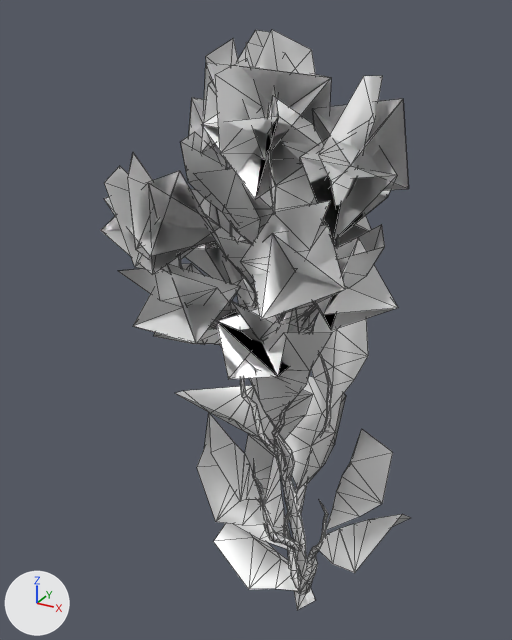
The glTF model mods/Realistic Foliage/Assets_Source/Models/desert_tree01.glb: old version first, new version second.
Both versions are drawn from a 50 mm camera at (2.03, -4.58, 4.3) aimed at (-0.44, -0.08, 2.05). The lights are fixed; the arrows at lower left show +X, +Y and +Z. Mesh edges are drawn as thin lines. Objects named as collision shapes, trigger or cutter boxes, shadow casters or lower levels of detail are left out. Where no turn or scale is listed for an object, it has been applied to the vertices. Vertices at the same position are counted once.

The first picture shows 'desert_tree01_LOD0'.
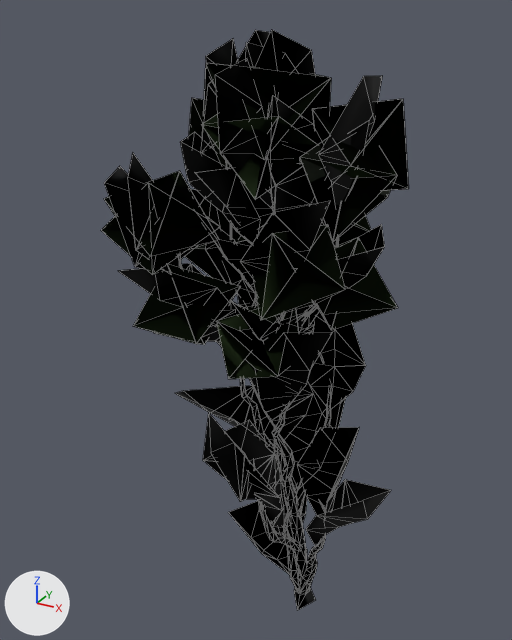
The newer file is also turned or shifted as a whole; pictures and numbers use the older file's frame.

Diff of the bpy script that builds the scene:
```diff
--- a/mods/Realistic Foliage/Assets_Source/Models/desert_tree01.glb.py
+++ b/mods/Realistic Foliage/Assets_Source/Models/desert_tree01.glb.py
@@ me_desert_tree01_lod0 @@
 # used by ob_desert_tree01_lod0; location = (0.0, 0.0, 0.0)
-me_desert_tree01_lod0.from_pydata(...)  # 2035 vertices, 2850 faces; spans x -1.32..0.87, y -1.14..0.89, z -0.73..4.17
+me_desert_tree01_lod0.from_pydata(...)  # 2041 vertices, 2850 faces; spans x -1.32..0.71, y -1.14..0.9, z -0.73..4.17
+# me_desert_tree01_lod0 part 1
+# 14 vertices are removed from x -1.17..0.22, y -0.95..0.53, z 2.09..3.9
+# 92 faces are deleted
+# 16 vertices in x -0.98..-0.22, y -0.8..-0.07, z 1.81..2.21 move by (0.0, 0.01, 0.02)
+# 14 vertices in x -0.58..-0.02, y -0.58..-0.07, z 2.21..2.72 move by (0.0, -0.01, -0.01)
+# 10 vertices in x -0.72..-0.14, y -0.5..0.03, z 2.45..3.33 move by (0.01, 0.0, 0.01)
+# 10 vertices in x -0.37..0.26, y 0.12..0.54, z 0.04..1.81 move by (0.0, -0.01, 0.0)
+# 8 vertices in x -0.47..-0.05, y -0.04..0.38, z 2.34..2.75 move by (0.01, 0.0, -0.01)
+# 6 vertices in x -0.64..-0.43, y -0.26..0.13, z 2.74..3.07 move by (0.01, 0.01, 0.0)
+# 138 vertices move from x -0.88..0.87, y -0.8..0.89, z -0.6..3.09 to x -0.79..0.71, y -0.82..0.9, z -0.62..3.08
+# 22 vertices are added at x -1.2..0.57, y -0.93..0.84, z 1.93..3.96
+# 36 new faces join them, mat_redmangrovebranch_mat
+# 57 new faces join them, mat_baobableaves_2_mat
+# me_desert_tree01_lod0 part 2: 2752 kept faces spanning x -1.32..0.71, y -1.14..0.9, z -0.73..4.17 get new vertex colours
 me_desert_tree01_lod0.materials.append(mat_redmangrovebark_mat)
```

Changed parts and their boxes (x1, y1, x2, y2) in the pictures (512 x 640 px; the box of a moved part takes in the faces that stretch with it):
'desert_tree01_LOD0', reshaped
    before: (101, 30, 410, 610)
    after: (101, 30, 409, 610)
part 1 of me_desert_tree01_lod0, moved or reshaped
    before: (101, 30, 410, 591)
    after: (101, 30, 409, 587)
part 2 of me_desert_tree01_lod0, recoloured (grey to black)
    both: (103, 30, 409, 610)
